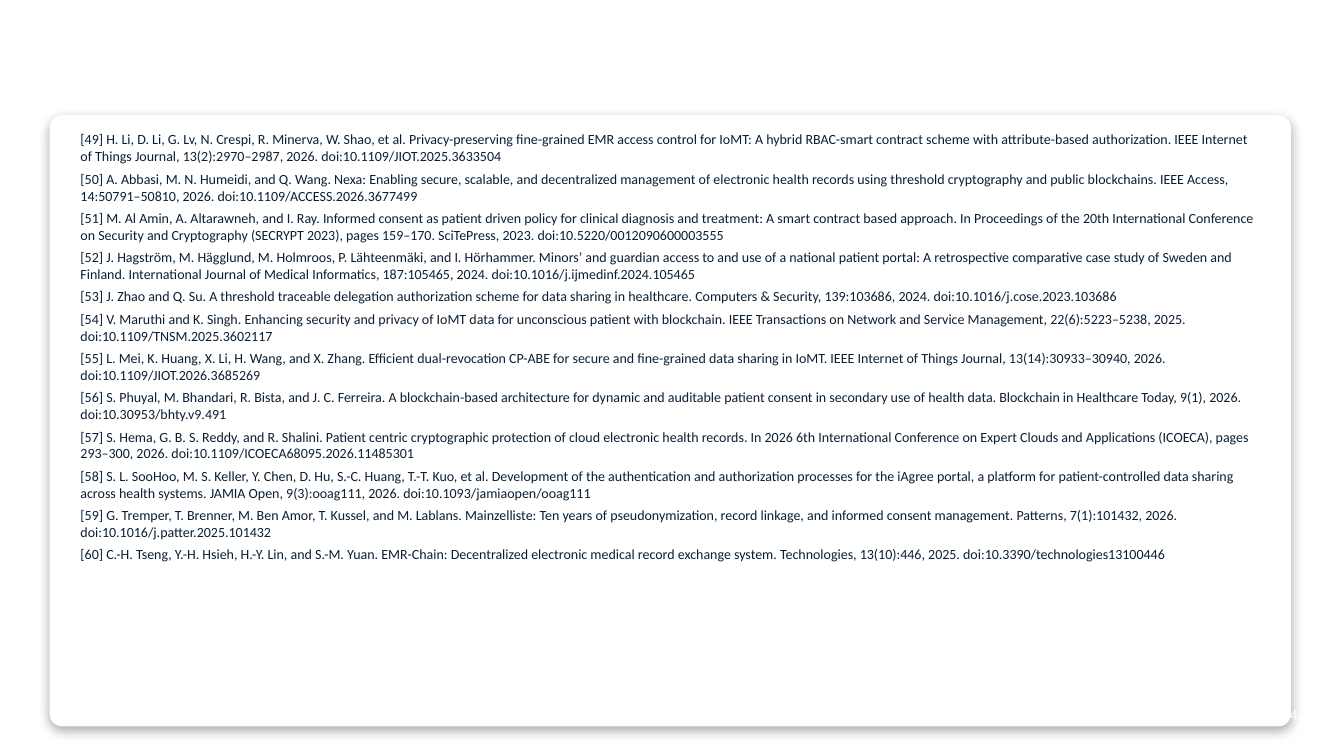
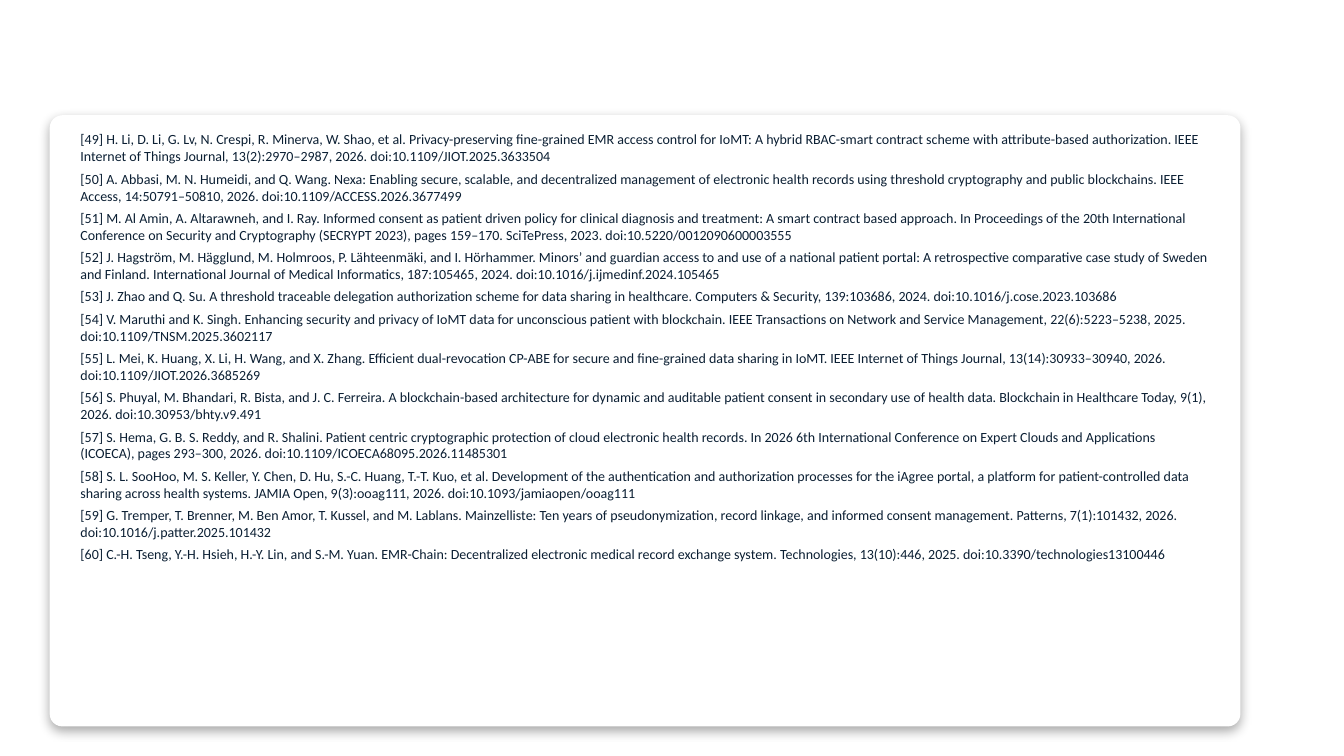
Before and after one commit to yasir12345678900/HealthRWA-Sepolia-Personal-try, a slide deck: slide 42 of docs/Yasir_CA2_Reassessment_Slides.pptx. Drawn at 1344x756 pixels with LibreOffice and Linux fonts; fonts in the diff are those of the drawing; background and template pictures are left out. Boxes give left, top, right and bottom in pixels: in the first picture for what was removed or moved away, otherwise in the second. Text is boxed around its words. In the diff, an @@ line names an element or a change of style, - is before the commit and + after.

```diff
--- a/docs/Yasir_CA2_Reassessment_Slides.pptx
+++ b/docs/Yasir_CA2_Reassessment_Slides.pptx
@@ rounded rectangle: place and size @@
-rounded rectangle at box(50, 116, 1291, 726)
+rounded rectangle at box(50, 116, 1240, 726)
@@ text "[49] H. Li, D. Li, ..." rewrapped from box(80, 134, 1254, 562) to box(80, 134, 1208, 562) @@
```
Also in this commit, not shown: 14 other slides changed.
